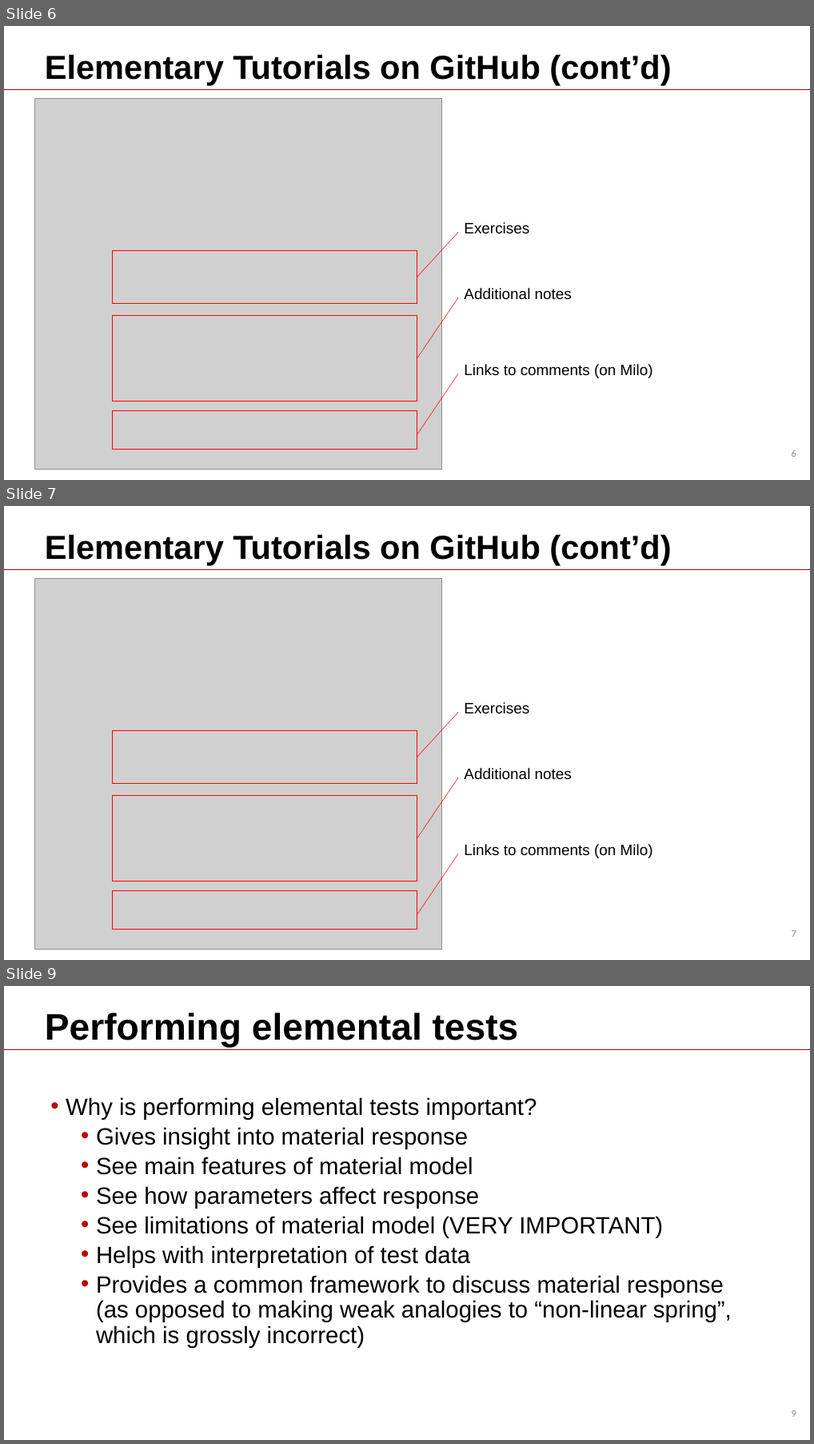
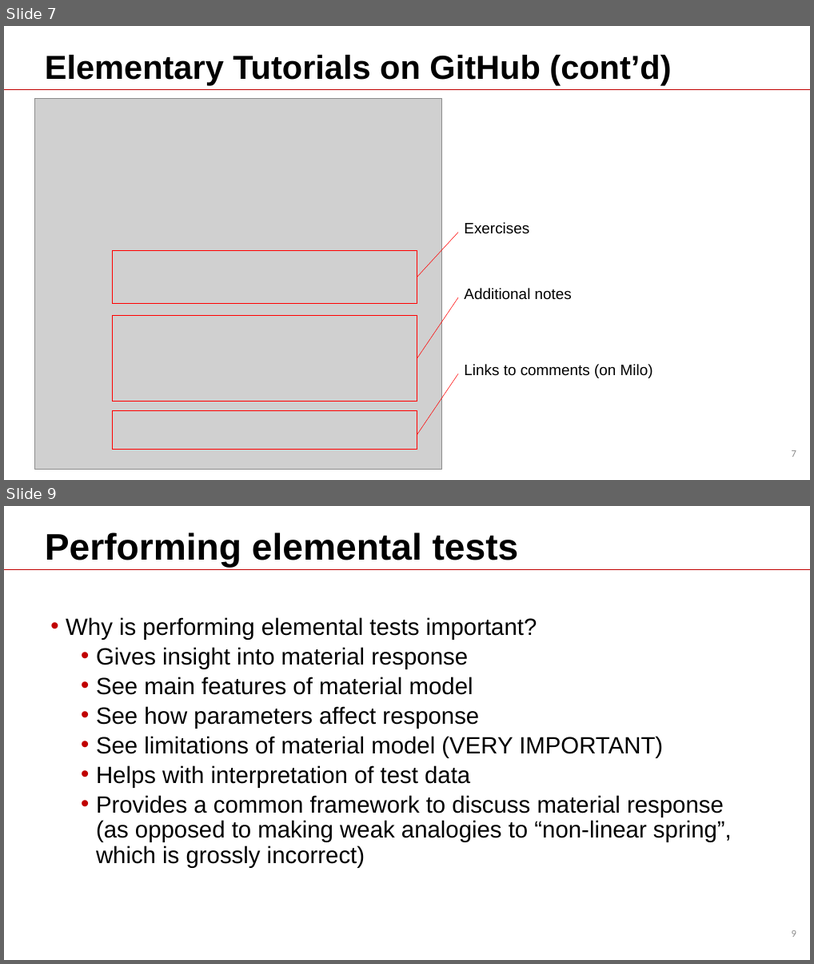
Before and after one commit to Batmanabcdefg/AbaqusTraining, a slide deck: Training.pptx. Shown one above the other, each under a label of ours: slides 6, 7 and 9 before the commit, slides 7 and 9 after it; the slides between them are not shown. The pictures are 814x1444 and 814x964 pixels, drawn with LibreOffice and Linux fonts; fonts in the diff are those of the drawing; grey boxes stand for pictures; background and template pictures are left out. Boxes give left, top, right and bottom in pixels: in the first picture for what was removed or moved away, otherwise in the second. Text is boxed around its words. In the diff, an @@ line names an element or a change of style, - is before the commit and + after.

```diff
--- a/Training.pptx
+++ b/Training.pptx
@@ slide 7 removed at box(4, 506, 810, 960), background #FFFFFF; not listed: 2 template elements that a slide beside it also shows @@
@@ title removed at box(45, 535, 671, 565) @@
-Elementary Tutorials on GitHub (cont’d)
@@ picture removed at box(35, 578, 442, 948) @@
@@ line removed from (458, 712) to (417, 757) @@
@@ text removed at box(464, 702, 530, 714) @@
-Exercises
@@ rectangle removed at box(112, 731, 417, 784) @@
@@ text removed at box(464, 768, 572, 780) @@
-Additional notes
@@ line removed from (458, 778) to (417, 838) @@
@@ rectangle removed at box(112, 796, 417, 881) @@
@@ line removed from (458, 854) to (417, 914) @@
@@ text removed at box(464, 844, 654, 858) @@
-Links to comments (on Milo)
@@ rectangle removed at box(112, 891, 417, 929) @@
@@ what was slide 6 is now slide 7 @@
@@ page number at box(792, 450, 797, 456): text changed @@
-6
+7
```
Also in this commit, not shown: 1 slide changed, 1 slide added.
